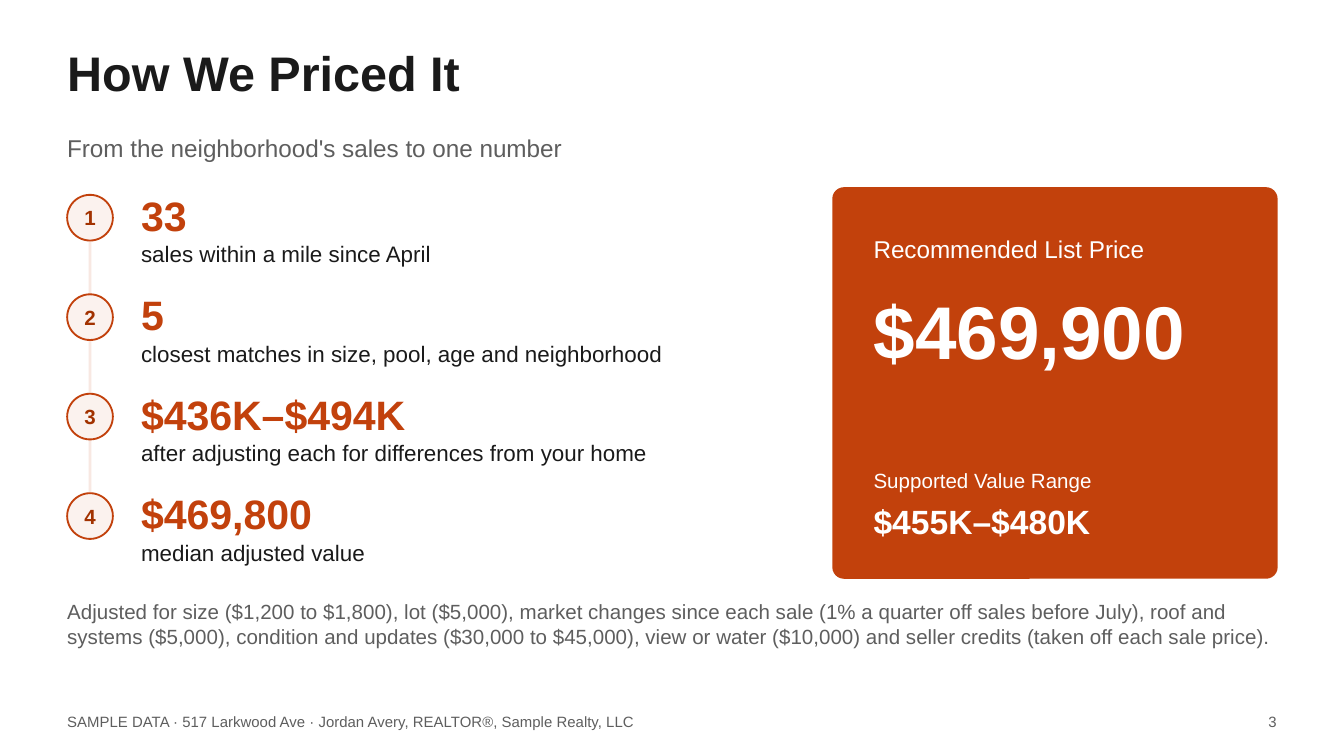
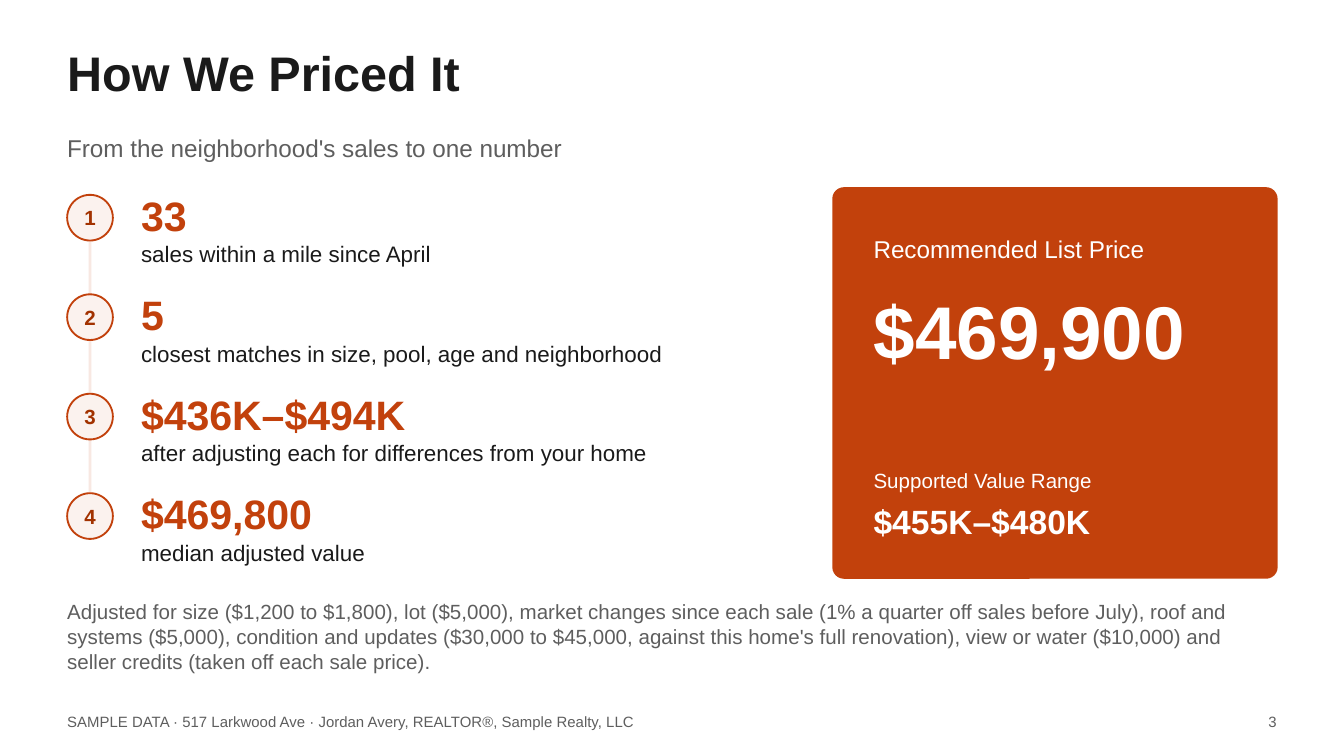
Before and after one commit to axelrivera/real-estate-skills, a slide deck: slide 3 of samples/seller-cma/517-Larkwood-Ave-Listing-Presentation.pptx. Drawn at 1344x756 pixels with LibreOffice and Linux fonts; fonts in the diff are those of the drawing. Boxes give left, top, right and bottom in pixels: in the first picture for what was removed or moved away, otherwise in the second. Text is boxed around its words. In the diff, an @@ line names an element or a change of style, - is before the commit and + after.

```diff
--- a/samples/seller-cma/517-Larkwood-Ave-Listing-Presentation.pptx
+++ b/samples/seller-cma/517-Larkwood-Ave-Listing-Presentation.pptx
@@ text at <box>67,604,1225,674</box>: text changed @@
-Adjusted for size ($1,200 to $1,800), lot ($5,000), market changes since each sale (1% a quarter off sales before July), roof and systems ($5,000), condition and updates ($30,000 to $45,000), view or water ($10,000) and seller credits (taken off each sale price).
+Adjusted for size ($1,200 to $1,800), lot ($5,000), market changes since each sale (1% a quarter off sales before July), roof and systems ($5,000), condition and updates ($30,000 to $45,000, against this home's full renovation), view or water ($10,000) and seller credits (taken off each sale price).
```
Also in this commit, not shown: 7 other slides changed, 7 other files.
